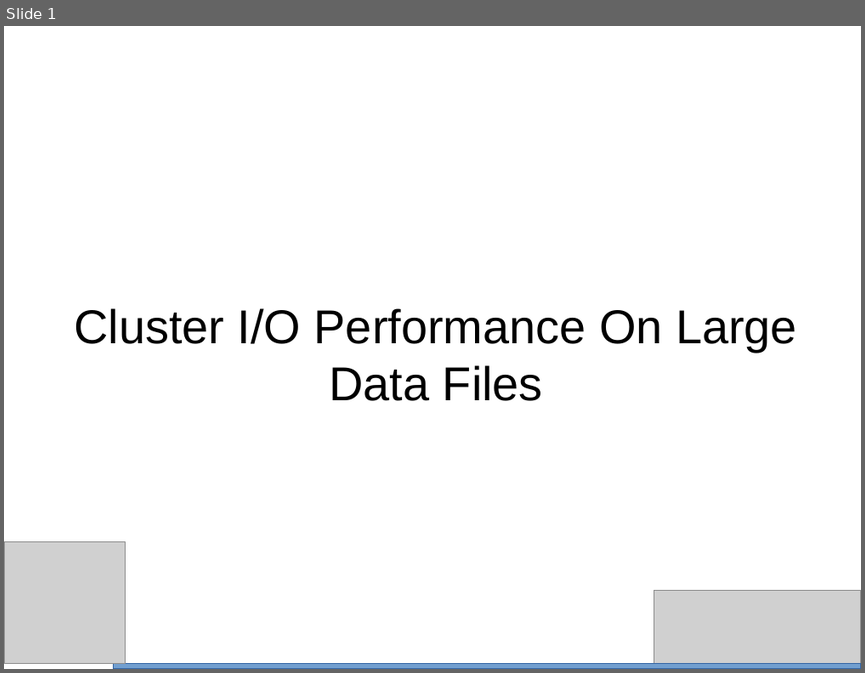
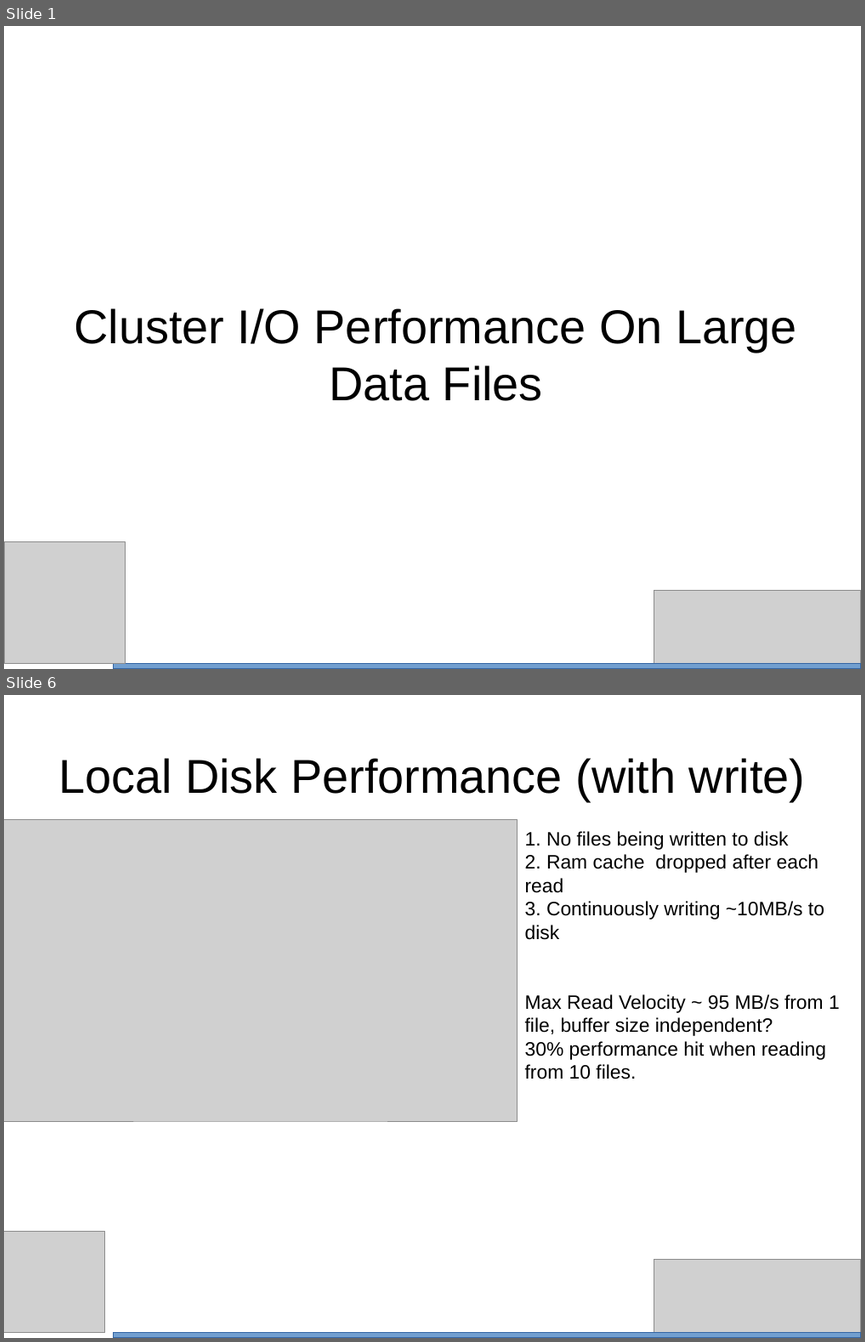
Before and after one commit to bth5032/CMS, a slide deck: Summer_2015/IOHeavyCI/Results/Powerpoint/performance.odp. Shown one above the other, each under a label of ours: slide 1 before the commit, slides 1 and 6 after it; the slides between them are not shown. The pictures are 865x673 and 865x1342 pixels, drawn with LibreOffice and Linux fonts; fonts in the diff are those of the drawing; grey boxes stand for pictures. Boxes give left, top, right and bottom in pixels: in the first picture for what was removed or moved away, otherwise in the second. Text is boxed around its words. In the diff, an @@ line names an element or a change of style, - is before the commit and + after.

Commit message:
completed draft of performance powerpoint

```diff
--- a/Summer_2015/IOHeavyCI/Results/Powerpoint/performance.odp
+++ b/Summer_2015/IOHeavyCI/Results/Powerpoint/performance.odp
@@ slide 6 added at <box>4,695,861,1338</box>, background #FFFFFF @@
@@ title added at <box>58,758,806,801</box>, 44 pt, text #000000 @@
+Local Disk Performance (with write)
@@ picture added at <box>4,819,517,1121</box> @@
@@ text added at <box>525,831,840,1079</box>, 18 pt, text #000000 @@
+1. No files being written to disk
+2. Ram cache dropped after each read
+3. Continuously writing ~10MB/s to disk
+Max Read Velocity ~ 95 MB/s from 1 file, buffer size independent?
+30% performance hit when reading from 10 files.
@@ picture added at <box>4,1231,105,1333</box> @@
@@ picture added at <box>653,1259,861,1338</box> @@
@@ rectangle added at <box>113,1333,861,1338</box>, fill #729FCF, outline #3465A4 0 pt @@
```
Also in this commit, not shown: 1 slide changed, 9 other slides added, 1 other file.
